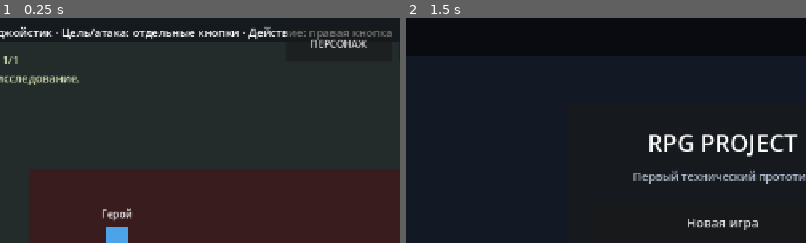
Above: before the commit, frames 1-2 (left to right).
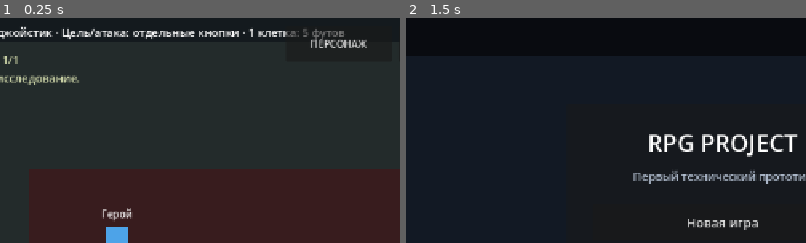
Above: after the commit, the same moments.

Repository: eretenkodaniil16-rgb/rpg-project
Game: Godot game, scene res://scenes/game/game.tscn
The game is run twice, just before and just after one commit, with the same random seed, the same clock (stepped at 60 frames per second) and the same inputs. This scene is started directly instead of the project's main scene.
Inputs:
- Up to frame 1 (0.25 s): no input
- Up to frame 2 (1.5 s): click "ДЕЙСТВИЕ" at 0.5 s; click "МЕНЮ" at 1.25 s
The pictures show only the part of the screen within x 10-60%, y 1-51%; the shares and areas given below are measured in that part.

The runs differ from the first frame. In frame 1, 0.7% of the frame differs, in the area x 62-98%, y 3-10%; in frame 2, nothing differs.
Error after the commit: Parse Error: Static function "grid_steps()" not found in base "DistanceSystem". (res://scripts/game/battle_grid.gd:127)

Commit message:
feat: attach battle grid to game world

Diff:
--- a/scripts/game/game_base.gd
+++ b/scripts/game/game_base.gd
@@ -1,6 +1,7 @@
 extends Node2D
 
 const MAIN_MENU_SCENE: String = "res://scenes/menus/main_menu.tscn"
+const BATTLE_GRID_SCRIPT: Script = preload("res://scripts/game/battle_grid.gd")
 
 @onready var player: CharacterBody2D = $Player
 @onready var help_label: Label = $Interface/HelpLabel
@@ -8,8 +9,11 @@
 @onready var status_label: Label = $Interface/StatusLabel
 @onready var mobile_action_button: Button = $Interface/MobileControls/InteractButton
 
+var _battle_grid: Node2D
+
 
 func _ready() -> void:
+	_build_battle_grid()
 	player.global_position = GameState.player_position
 	if player.has_method("apply_character_appearance"):
 		player.call("apply_character_appearance")
@@ -53,9 +57,9 @@
 
 func _configure_platform_prompts() -> void:
 	if _uses_touch_controls():
-		help_label.text = "Движение: джойстик · Цель/атака: отдельные кнопки · Действие: правая кнопка"
+		help_label.text = "Движение: джойстик · Цель/атака: отдельные кнопки · 1 клетка: 5 футов"
 	else:
-		help_label.text = "Движение: стрелки · Tab: цель · F: атака · Enter/Пробел: действие · Esc: меню"
+		help_label.text = "Движение: стрелки · Tab: цель · F: атака · 1 клетка: 5 футов · Esc: меню"
 
 
 func _update_status() -> void:
@@ -69,3 +73,11 @@
 
 func _uses_touch_controls() -> bool:
 	return OS.get_name() == "Android" or OS.get_name() == "iOS" or OS.has_feature("mobile") or DisplayServer.is_touchscreen_available()
+
+
+func _build_battle_grid() -> void:
+	_battle_grid = BATTLE_GRID_SCRIPT.new() as Node2D
+	_battle_grid.name = "BattleGrid"
+	_battle_grid.z_index = 1
+	add_child(_battle_grid)
+	player.z_index = 10
